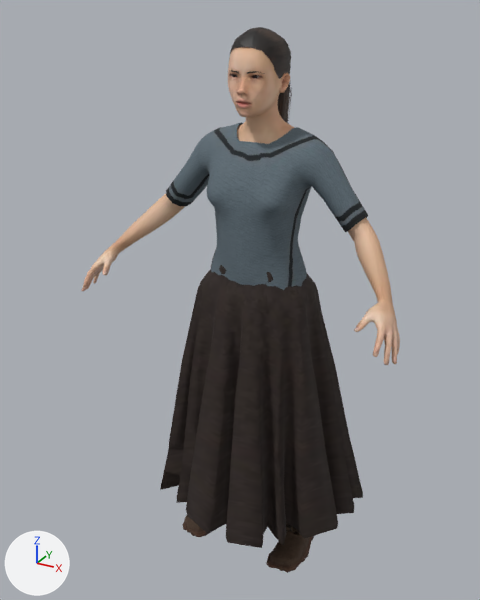
A saved change to the glTF model chars/real/f_girl.glb.
Both versions are drawn from a 50 mm camera at (0.841, -1.678, 1.657) aimed at (-0.057, -0.046, 0.841). The lights are fixed; the arrows at lower left show +X, +Y and +Z. The older version comes first.

The first picture shows 'f_girl', 'f_girl.ponytail01', 'f_girl.rehmanpolanski_viking_boots', 'f_girl.toigo_long_full_skirt', 'f_girl.wdg_mycenaean_tunic'.
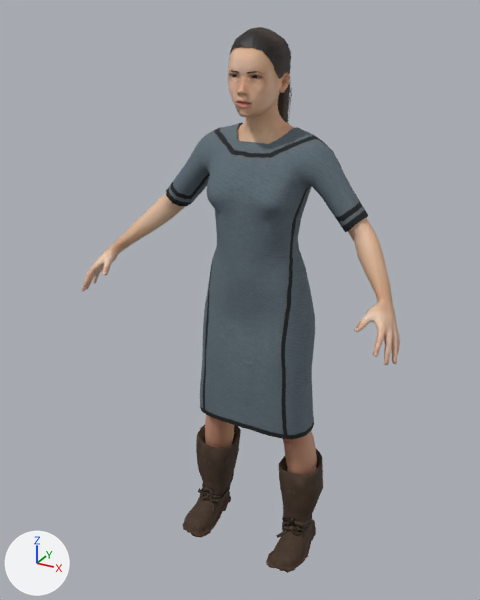
Diff of the bpy script that builds the scene:
```diff
--- a/chars/real/f_girl.glb.py
+++ b/chars/real/f_girl.glb.py
@@ ob_f_girl_toigo_long_full_skirt @@
-ob_f_girl_toigo_long_full_skirt = bpy.data.objects.new('f_girl.toigo_long_full_skirt', me_skirt_full_long)
-ob_f_girl_toigo_long_full_skirt.location = (0.0, 0.0, 0.0)
```

Pixel boxes (x1, y1, x2, y2) of what changed, in the pictures (480 x 600 px):
'f_girl.toigo_long_full_skirt', deleted
    before: (160, 265, 363, 548)
'f_girl.rehmanpolanski_viking_boots', unchanged, uncovered by the edit
    before: (183, 515, 314, 573)
    after: (183, 425, 323, 573)
